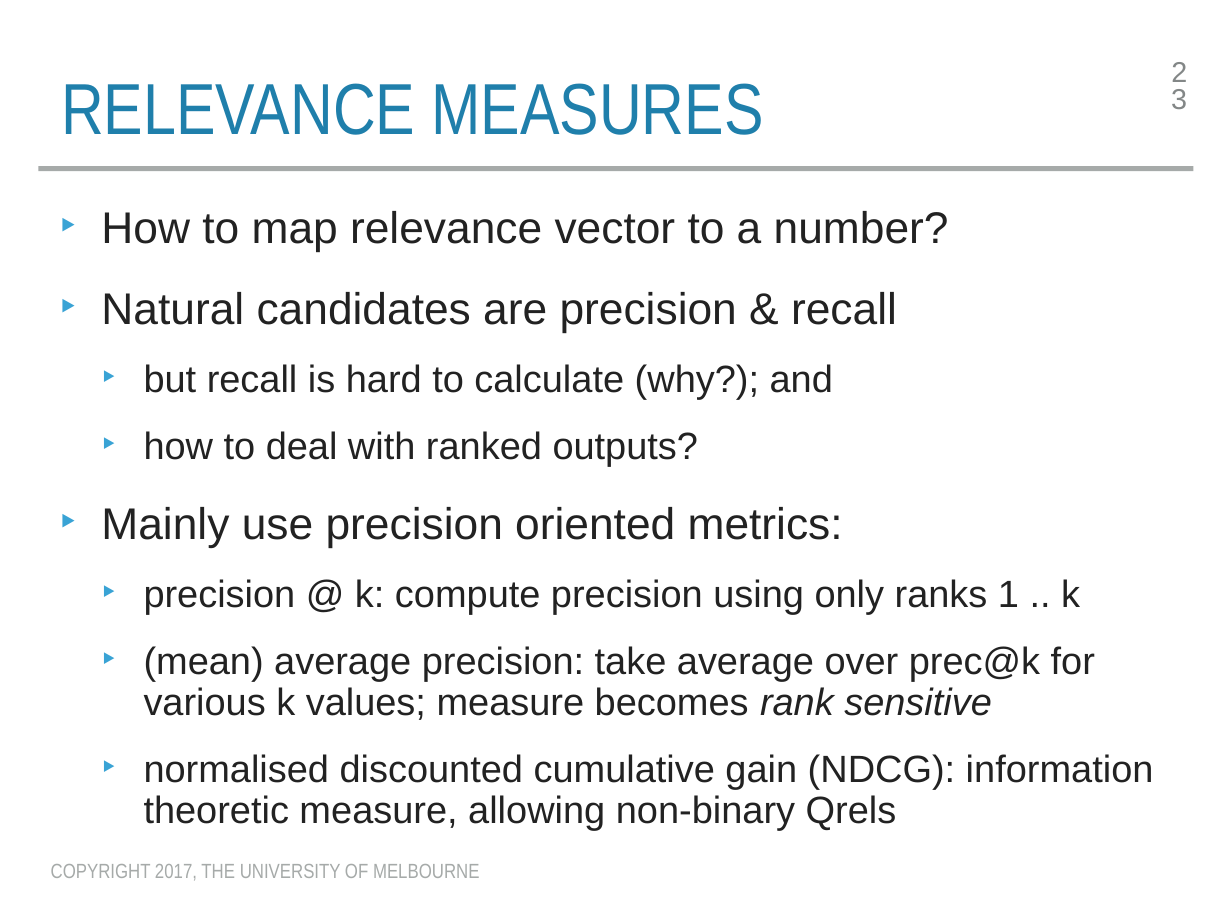
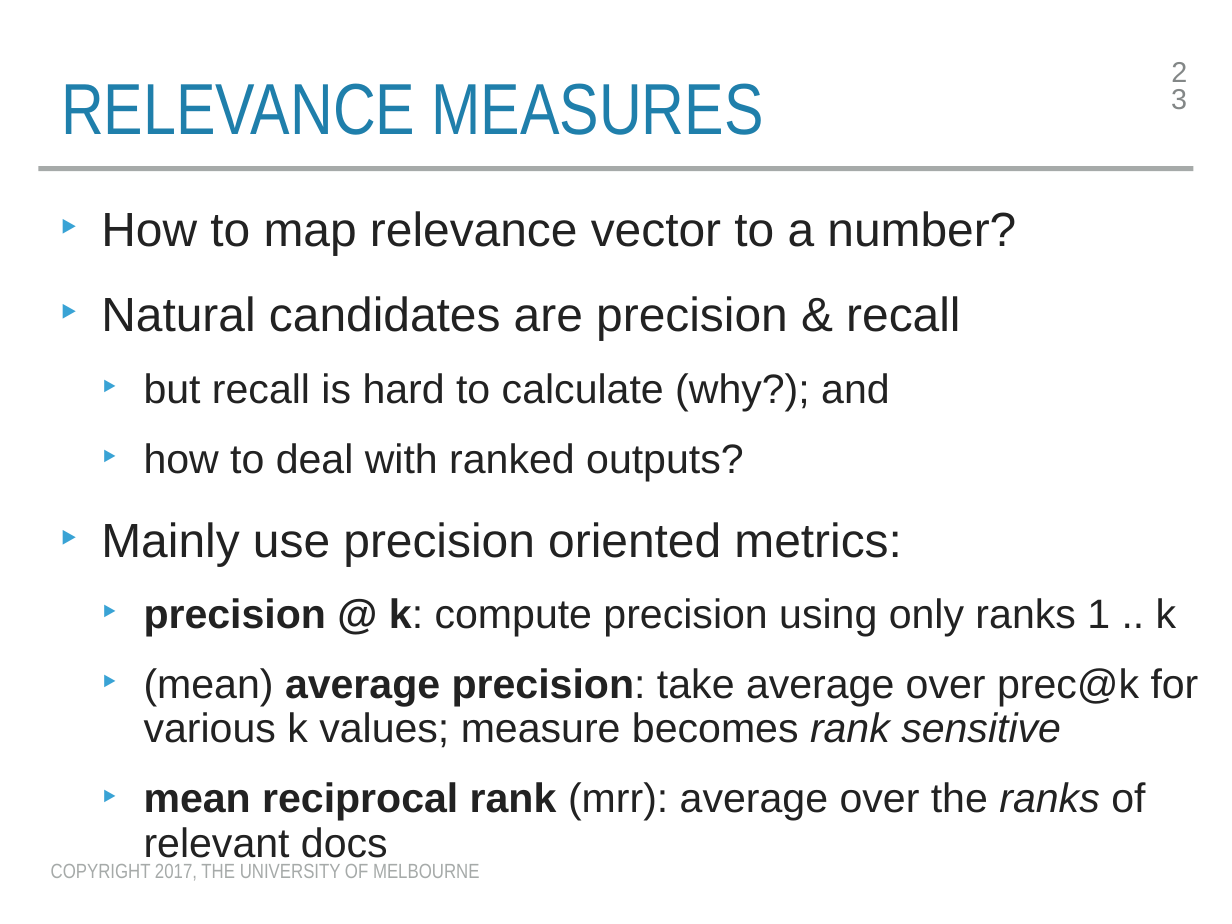
Before and after one commit to trevorcohn/comp90042, a slide deck: slide 23 of slides/WSTA_L16_vsm_eval.pptx. Drawn at 1232x924 pixels with LibreOffice and Linux fonts; fonts in the diff are those of the drawing. Boxes give left, top, right and bottom in pixels: in the first picture for what was removed or moved away, otherwise in the second. Text is boxed around its words. In the diff, an @@ line names an element or a change of style, - is before the commit and + after.

```diff
--- a/slides/WSTA_L16_vsm_eval.pptx
+++ b/slides/WSTA_L16_vsm_eval.pptx
@@ text at [101, 211, 1199, 748]: size 25.9 to 28 pt in "How to map relevance vector to a ...", "Natural candidates are precision & recall", "Mainly use precision oriented metrics:"; size 22.2 to 24 pt in "but recall is hard to calculate (why?); ...", "how to deal with ranked outputs?", "precision @ k: compute precision using only ...", "(mean) average precision: take average over prec@k ..."; bold on in "precision @ k:", "average precision:" @@
@@ text at [144, 782, 1145, 865]: text changed; size 22.2 to 24 pt @@
-  ‣ normalised discounted cumulative gain (NDCG): information theoretic measure, allowing non-binary Qrels
+  ‣ mean reciprocal rank (mrr): average over the ranks of relevant docs
```
Also in this commit, not shown: 7 other slides changed, 1 slide added, 4 other files.
